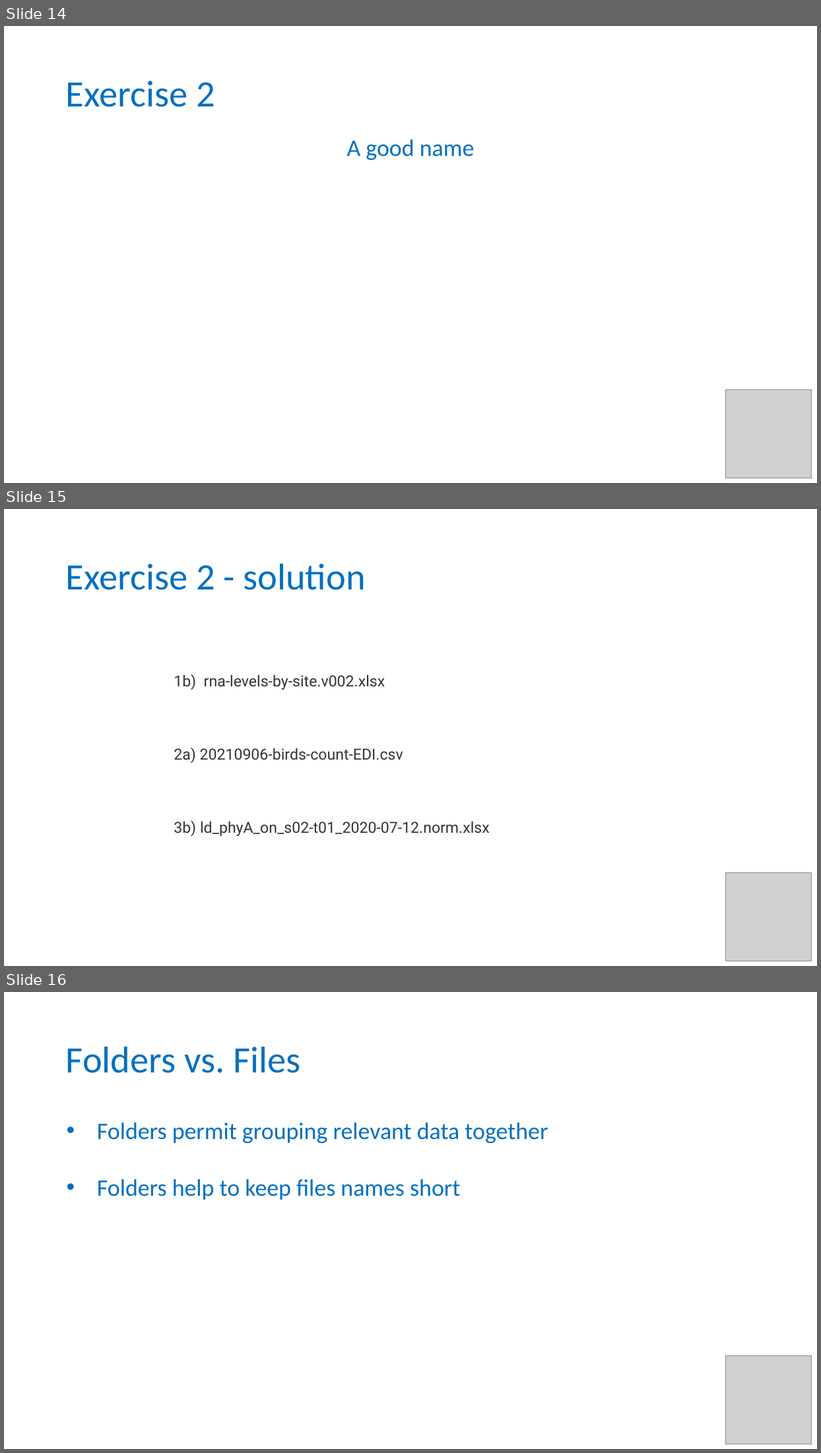
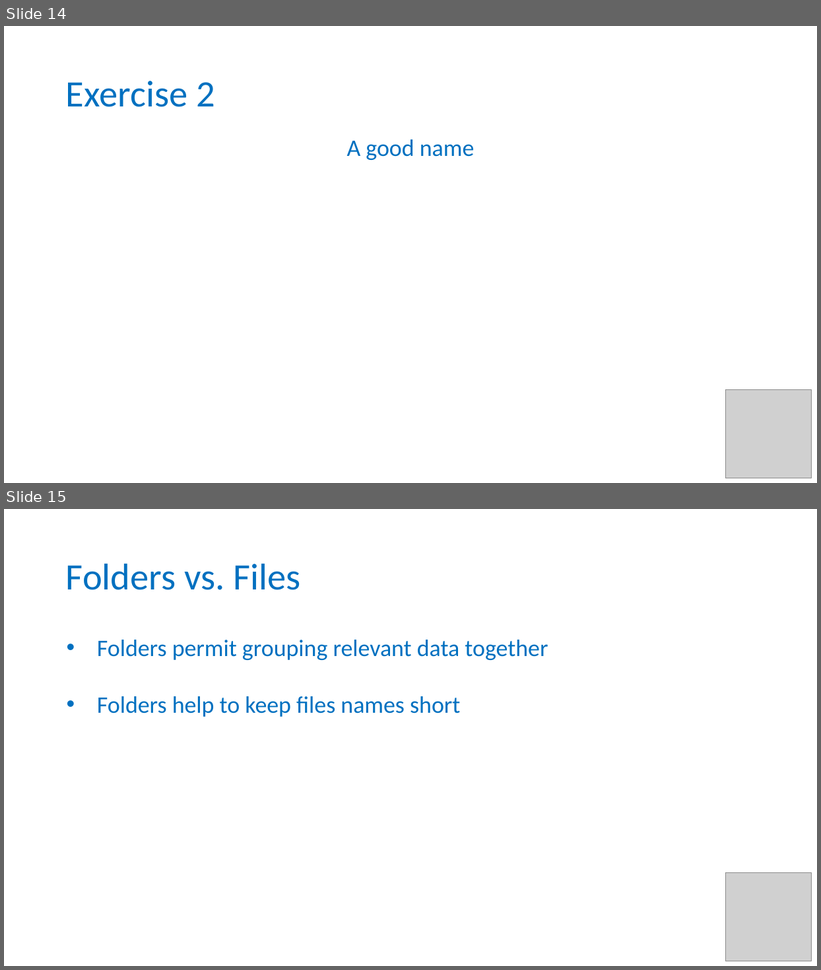
Before and after one commit to tzielins/private-fair-for-busy-biologists, a slide deck: instructors/04_Files-organization_v3.0.pptx. Shown one above the other, each under a label of ours: slides 14, 15 and 16 before the commit, slides 14 and 15 after it. The pictures are 821x1453 and 821x970 pixels, drawn with LibreOffice and Linux fonts; fonts in the diff are those of the drawing; grey boxes stand for pictures; background and template pictures are left out. Boxes give left, top, right and bottom in pixels: in the first picture for what was removed or moved away, otherwise in the second. Text is boxed around its words. In the diff, an @@ line names an element or a change of style, - is before the commit and + after.

Commit message:
tweaks after the delivery

```diff
--- a/instructors/04_Files-organization_v3.0.pptx
+++ b/instructors/04_Files-organization_v3.0.pptx
@@ slide 15 removed at (4,509,817,966), background #FFFFFF @@
@@ title removed at (66,563,365,590) @@
-Exercise 2 - solution
@@ text removed at (174,675,490,836) @@
-1b) rna-levels-by-site.v002.xlsx
-2a) 20210906-birds-count-EDI.csv
-3b) ld_phyA_on_s02-t01_2020-07-12.norm.xlsx
@@ picture removed at (725,873,812,962) @@
@@ what was slide 16 is now slide 15 @@
```
